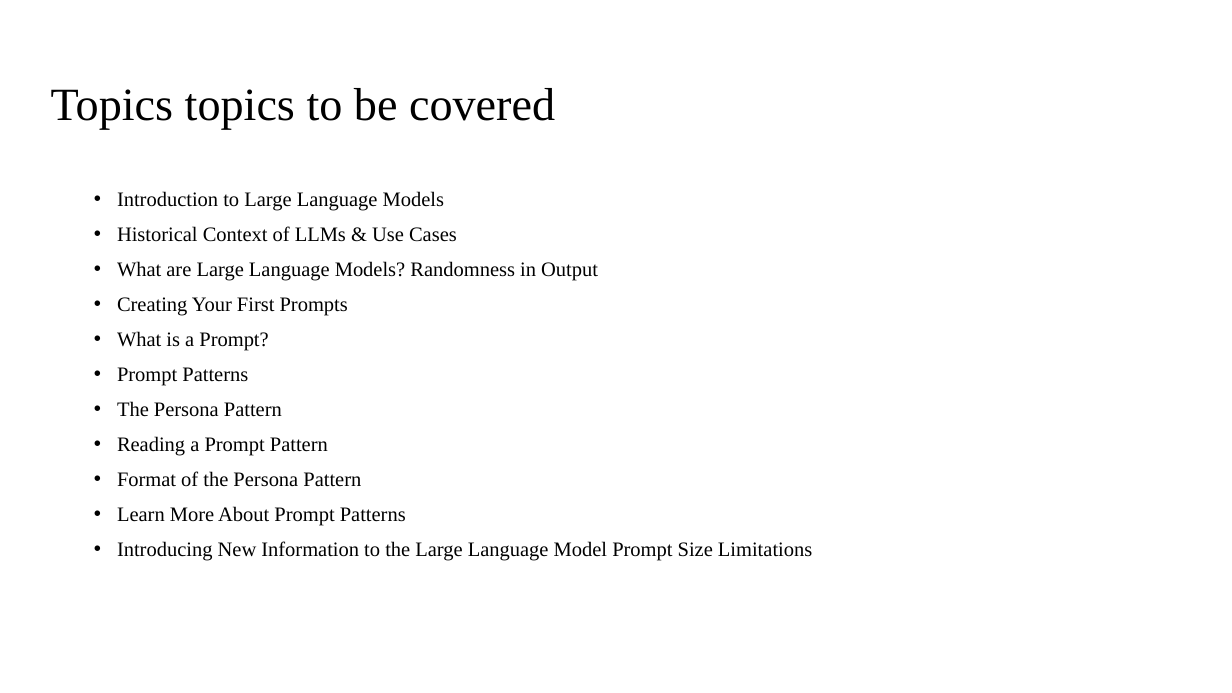
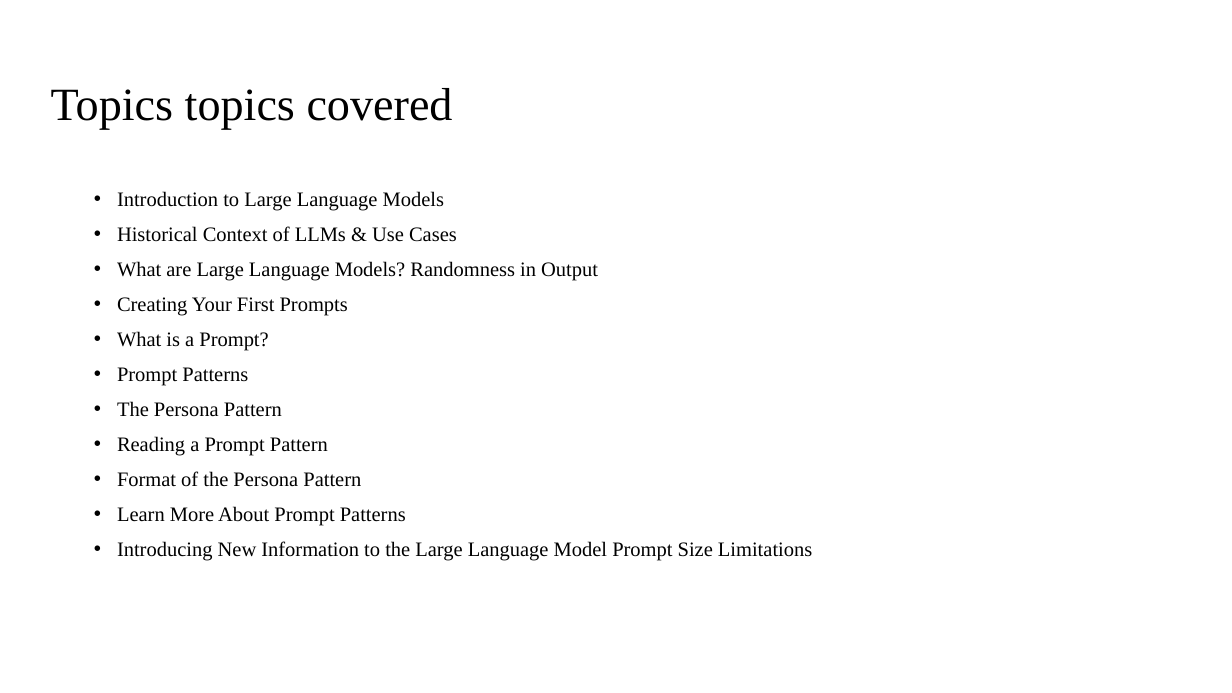
Before and after one commit to Humanitariansai/OPT, a slide deck: slide 2 of PROMPT_ENGINEERING_AND_AI/LLM-Intro_Prompting-SlideDecks_Videos_Quizzes/Introduction to LLMs and Prompting_Module1.pptx. Drawn at 1232x693 pixels with LibreOffice and Linux fonts; fonts in the diff are those of the drawing. Boxes give left, top, right and bottom in pixels: in the first picture for what was removed or moved away, otherwise in the second. Text is boxed around its words. In the diff, an @@ line names an element or a change of style, - is before the commit and + after.

```diff
--- a/PROMPT_ENGINEERING_AND_AI/LLM-Intro_Prompting-SlideDecks_Videos_Quizzes/Introduction to LLMs and Prompting_Module1.pptx
+++ b/PROMPT_ENGINEERING_AND_AI/LLM-Intro_Prompting-SlideDecks_Videos_Quizzes/Introduction to LLMs and Prompting_Module1.pptx
@@ title at (51, 88, 453, 129): text changed @@
-Topics topics to be covered
+Topics topics covered
```
Also in this commit, not shown: 10 other slides changed, 7 slides added, 4 slides removed.
